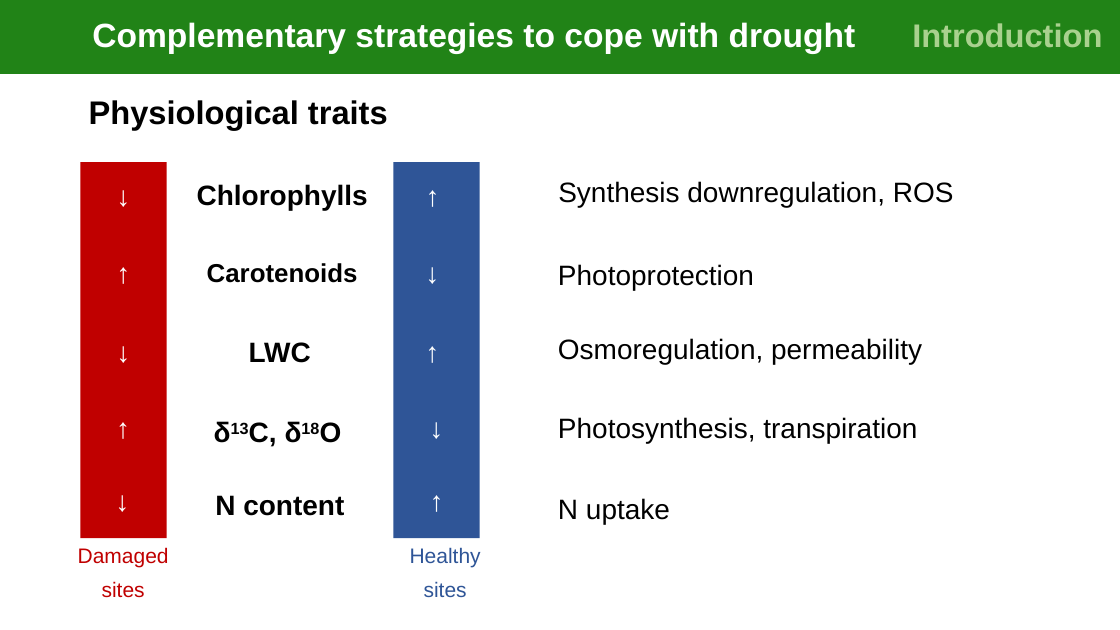
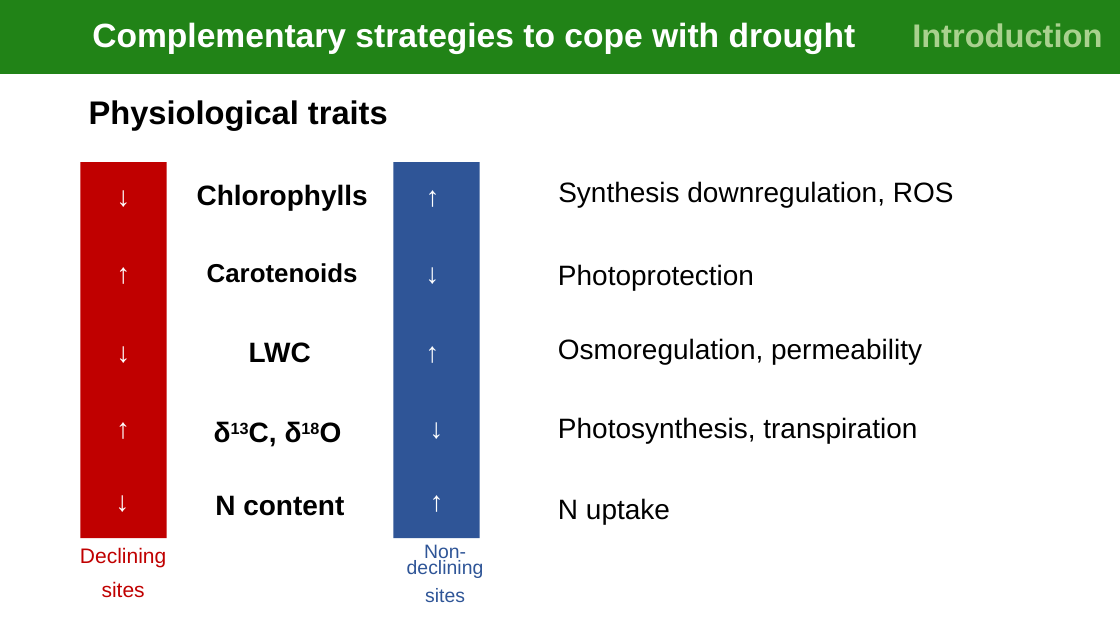
Before and after one commit to cris-fernandez/Tesis_Individuo, a slide deck: slide 3 of 06_ppts/exploratory_analysis_figures_v2-CFB.pptx. Drawn at 1120x630 pixels with LibreOffice and Linux fonts; fonts in the diff are those of the drawing. Boxes give left, top, right and bottom in pixels: in the first picture for what was removed or moved away, otherwise in the second. Text is boxed around its words. In the diff, an @@ line names an element or a change of style, - is before the commit and + after.

```diff
--- a/06_ppts/exploratory_analysis_figures_v2-CFB.pptx
+++ b/06_ppts/exploratory_analysis_figures_v2-CFB.pptx
@@ text at box(80, 547, 166, 567): text changed @@
-Damaged
+Declining
@@ text at box(407, 544, 484, 578): text changed; size 18 to 16.6 pt @@
-Healthy
+Non-declining
@@ text at box(425, 588, 465, 602): size 18 to 16.6 pt in "sites"; line spacing 0.9 to 0.7 @@
```
Also in this commit, not shown: 5 other slides changed, 2 slides added, 9 slides removed.
